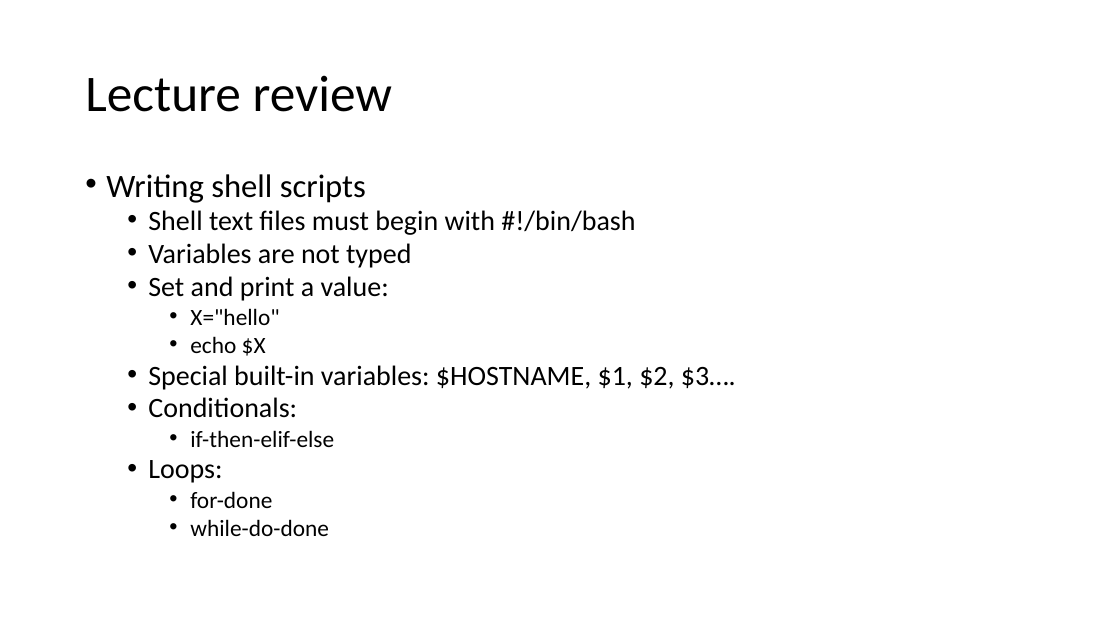
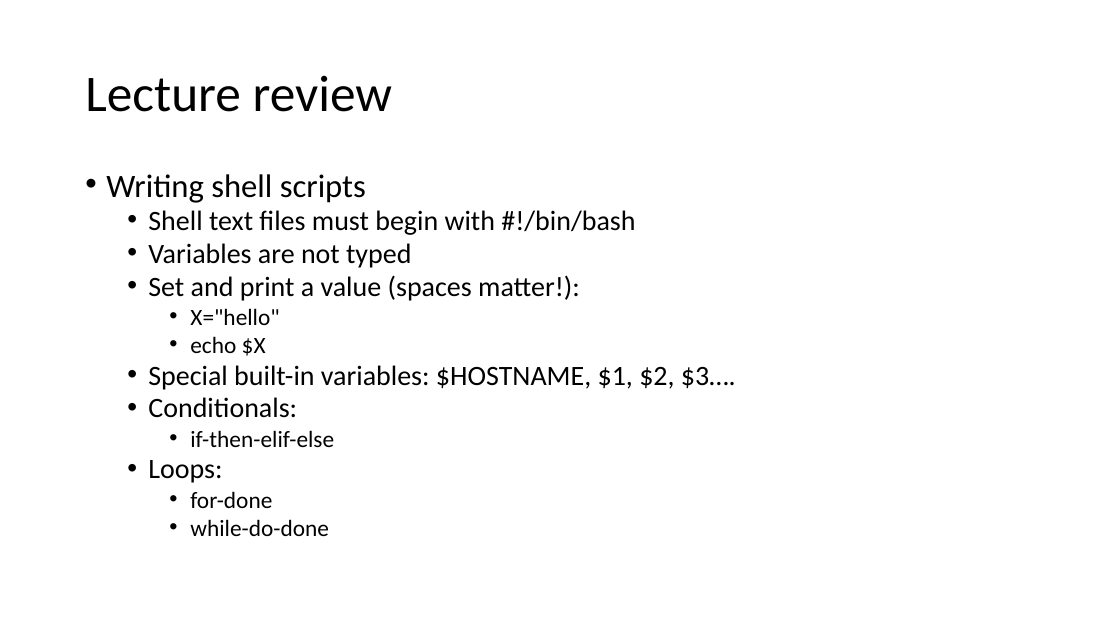
Before and after one commit to jasondbaker/infrastructure-class, a slide deck: slide 5 of lectures/lecture-review-week-2.pptx. Drawn at 1120x630 pixels with LibreOffice and Linux fonts; fonts in the diff are those of the drawing. Boxes give left, top, right and bottom in pixels: in the first picture for what was removed or moved away, otherwise in the second. Text is boxed around its words. In the diff, an @@ line names an element or a change of style, - is before the commit and + after.

Commit message:
update week 2 review

```diff
--- a/lectures/lecture-review-week-2.pptx
+++ b/lectures/lecture-review-week-2.pptx
@@ text at (148, 275, 580, 301): text changed @@
-  • Set and print a value:
+  • Set and print a value (spaces matter!):
```
Also in this commit, not shown: 2 other slides changed, 1 slide added, 1 slide removed.
